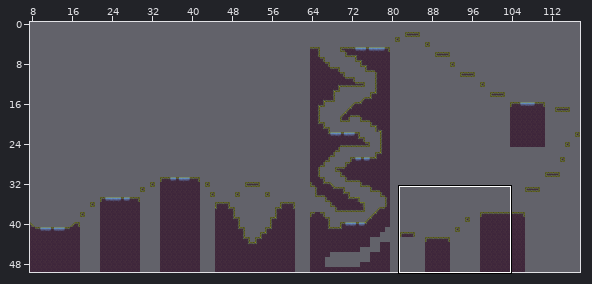
Tiled map: game/assets/maps/Map4/Platform.tmx. Above: a wide view before the commit, with the close-up outlined.
Close-up. Before:
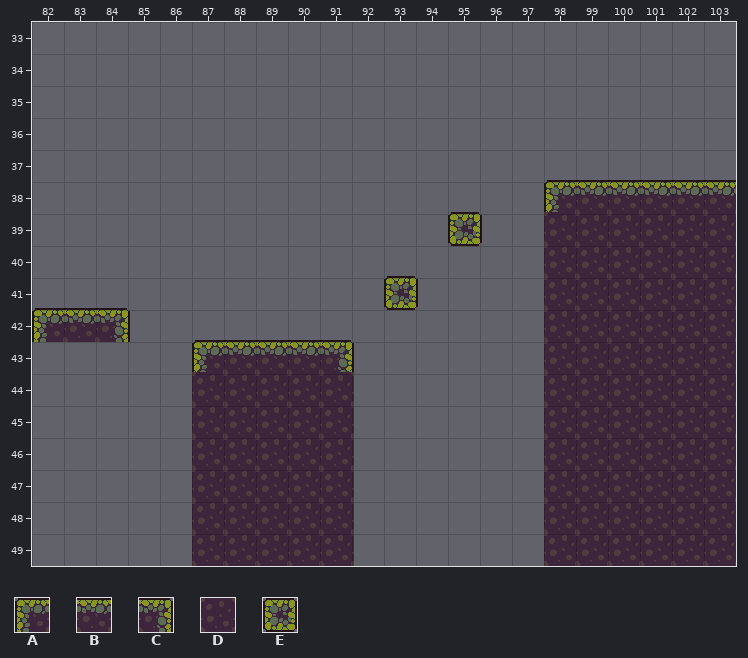
Cells are 32x32 px. Shown: x 82..103, y 33..49. The commit also changed other parts of the map, which this record leaves out.
Key: from "Tileset": A 0, B 1, C 2, D 12, E 34.
_ is an empty cell.
Layer "Platform" before, first column x 82:
33 ______________________
34 ______________________
35 ______________________
36 ______________________
37 ______________________
38 ________________ABBBBB
39 _____________E__DDDDDD
40 ________________DDDDDD
41 ___________E____DDDDDD
42 ABC_____________DDDDDD
43 _____ABBBC______DDDDDD
44 _____DDDDD______DDDDDD
45 _____DDDDD______DDDDDD
46 _____DDDDD______DDDDDD
47 _____DDDDD______DDDDDD
48 _____DDDDD______DDDDDD
49 _____DDDDD______DDDDDD
The result:
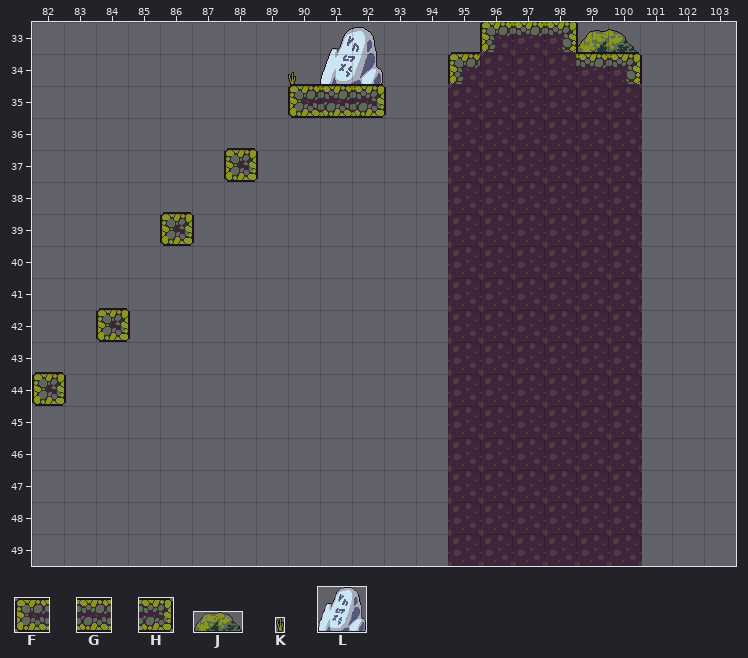
Further tiles: from "Tileset": F 35, G 36, H 37; from "imaggini": J 73 "9", K 84 "8", L 117 "1".
Tiles of an added or newly shown layer are drawn over the layers below it.
The exact change:
Changed rows in their new state; . is an unchanged cell.
Layer "Beckground" (added):
first column x 90:
33 .........J
34 KL........
Layer "Platform":
first column x 82:
33 ..............ABC.....
34 .............ADDDBC...
35 ........FGH..DDDDDD...
36 .............DDDDDD...
37 ......E......DDDDDD...
38 .............DDDDDD___
39 ....E........DDD...___
40 .............DDD...___
41 ..........._.DDD...___
42 __E..........DDD...___
43 ....._____...DDD...___
44 E...._____...DDD...___
45 ....._____...DDD...___
46 ....._____...DDD...___
47 ....._____...DDD...___
48 ....._____...DDD...___
49 ....._____...DDD...___
Where, in picture pixels (left, top, right, bottom), the same in both close-ups:
changed: (448, 22, 736, 566)
added: (288, 27, 386, 118)
added: (224, 148, 258, 182)
added: (160, 212, 194, 246)
removed: (384, 276, 418, 310)
changed: (32, 308, 130, 342)
removed: (192, 340, 354, 566)
added: (32, 372, 66, 406)
